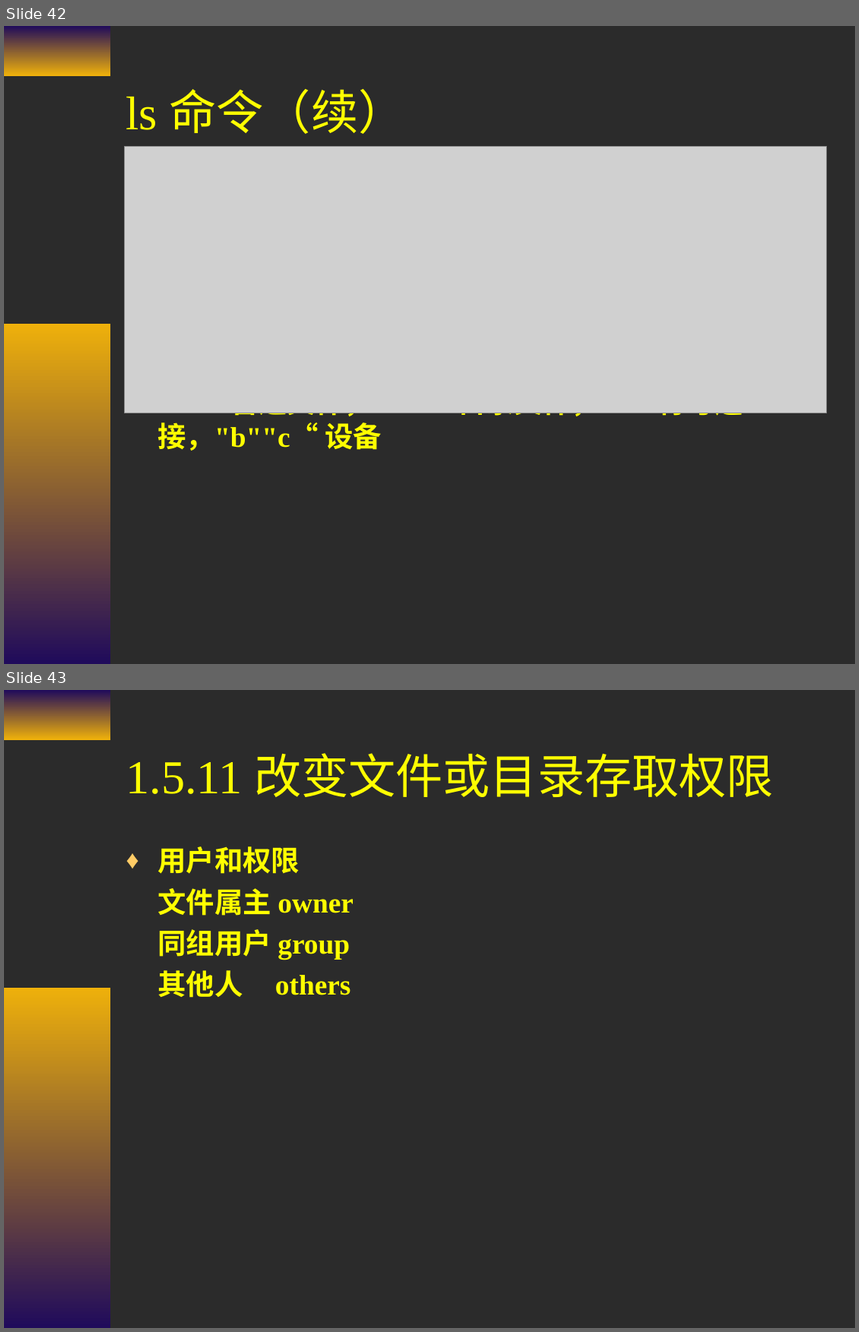
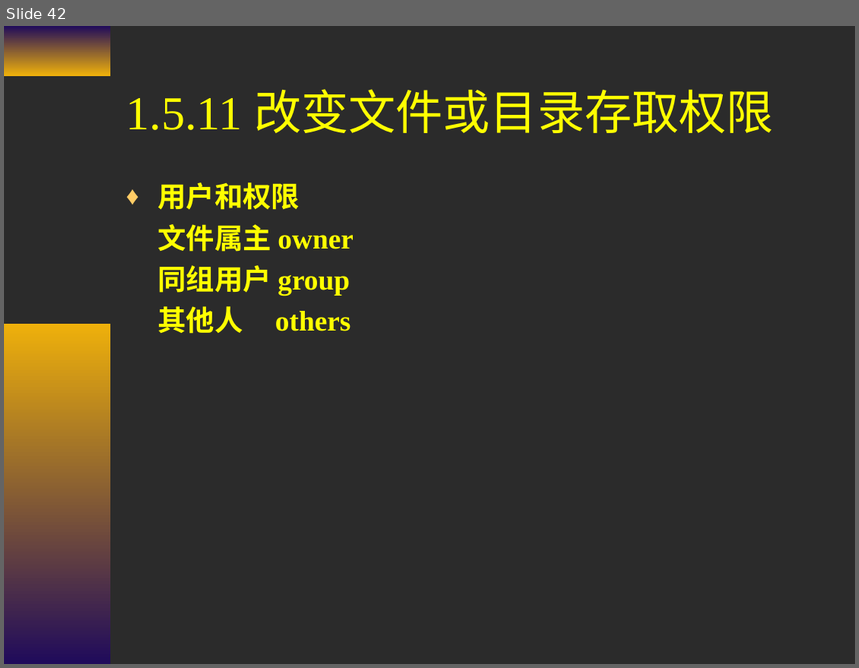
Before and after one commit to cash2one/ekproject, a slide deck: workSpace/temp/资料/复件 第二章 Linux常用命令.ppt. Shown one above the other, each under a label of ours: slides 42 and 43 before the commit, slide 42 after it. The pictures are 859x1332 and 859x668 pixels, drawn with LibreOffice and Linux fonts; fonts in the diff are those of the drawing; grey boxes stand for pictures; background and template pictures are left out; a plain dark background stands for a picture behind light text. Boxes give left, top, right and bottom in pixels: in the first picture for what was removed or moved away, otherwise in the second. Text is boxed around its words. In the diff, an @@ line names an element or a change of style, - is before the commit and + after.

```diff
--- a/workSpace/temp/资料/复件 第二章 Linux常用命令.ppt
+++ b/workSpace/temp/资料/复件 第二章 Linux常用命令.ppt
@@ slide 42 removed at <box>4,26,855,664</box>, background picture (left out); not listed: 2 template elements that a slide beside it also shows @@
@@ title removed at <box>126,89,406,134</box> @@
-ls 命令（续）
@@ picture removed at <box>125,147,827,414</box> @@
@@ text removed at <box>158,413,743,451</box> @@
-♦ “-” 普通文件，“d” 目录文件，"l“ 符号连接，"b""c“ 设备
@@ what was slide 43 is now slide 42 @@
```
Also in this commit, not shown: 4 slides changed, 1 slide added.
